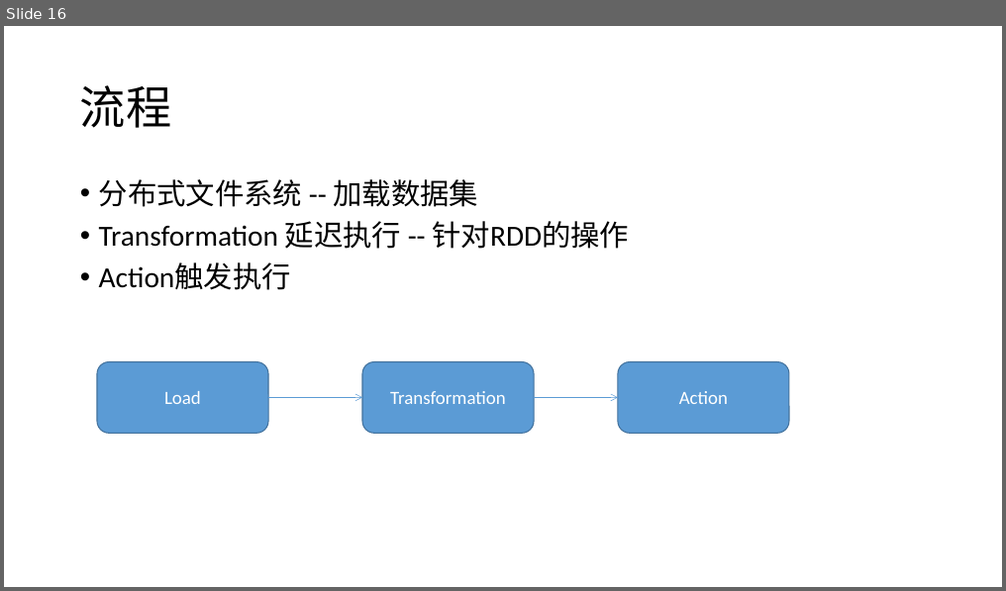
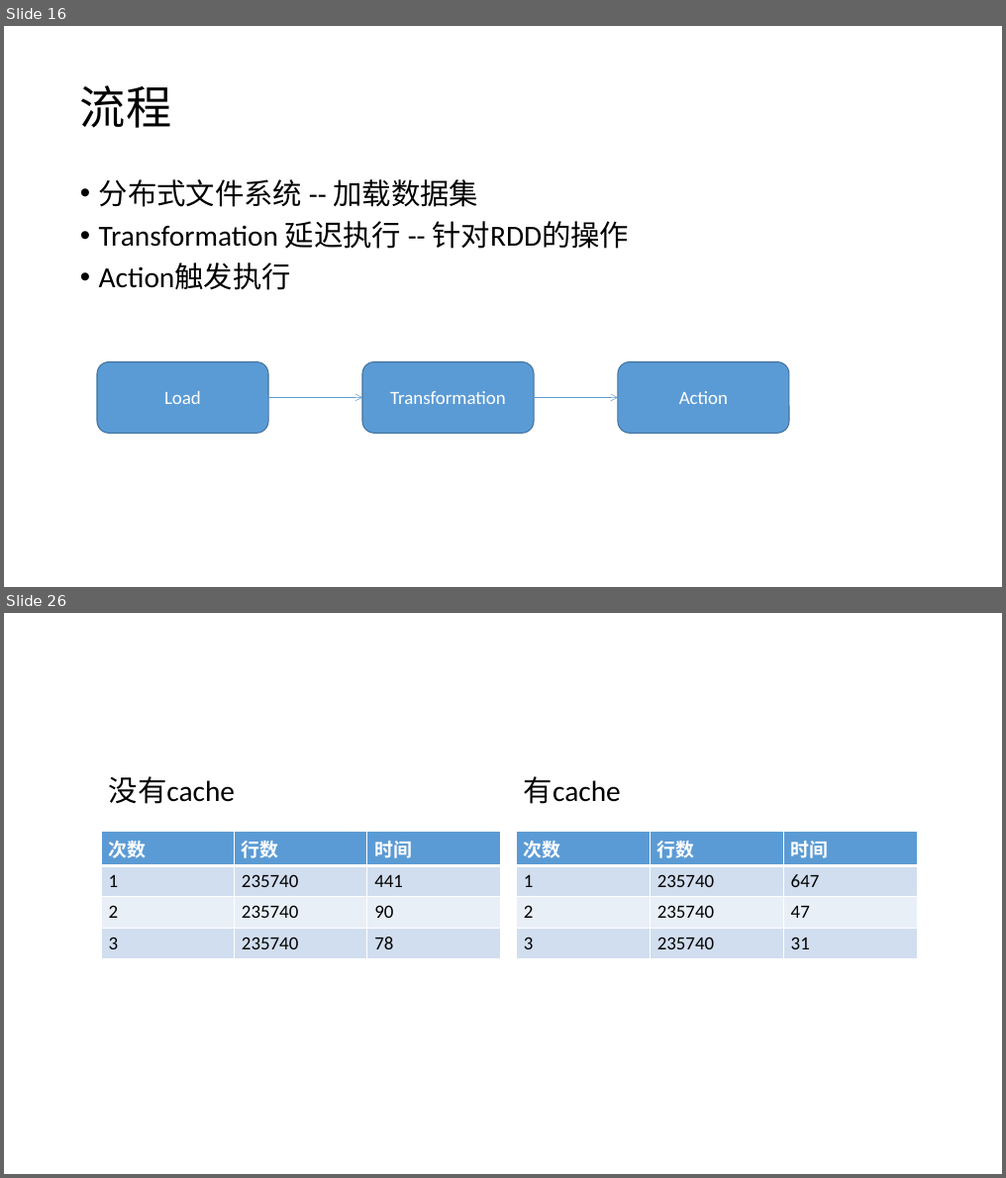
Before and after one commit to zhangpanfeng/darren-spark, a slide deck: doc/Spark.pptx. Shown one above the other, each under a label of ours: slide 16 before the commit, slides 16 and 26 after it; the slides between them are not shown. The pictures are 1006x591 and 1006x1178 pixels, drawn with LibreOffice and Linux fonts; fonts in the diff are those of the drawing. Boxes give left, top, right and bottom in pixels: in the first picture for what was removed or moved away, otherwise in the second. Text is boxed around its words. In the diff, an @@ line names an element or a change of style, - is before the commit and + after.

```diff
--- a/doc/Spark.pptx
+++ b/doc/Spark.pptx
@@ slide 26 added at bbox=[4, 613, 1002, 1174], background #FFFFFF @@
@@ text added at bbox=[109, 776, 235, 804], 28 pt, text #000000 @@
+没有cache
@@ text added at bbox=[524, 776, 621, 804], 28 pt, text #000000 @@
+有cache
@@ table added at bbox=[101, 831, 501, 956], 4 rows, 3 columns @@
+次数 | 行数 | 时间
+1 | 235740 | 441
+2 | 235740 | 90
+3 | 235740 | 78
@@ table added at bbox=[516, 831, 918, 956], 4 rows, 3 columns @@
+次数 | 行数 | 时间
+1 | 235740 | 647
+2 | 235740 | 47
+3 | 235740 | 31
```
Also in this commit, not shown: 1 slide changed, 9 other slides added, 2 other files.
